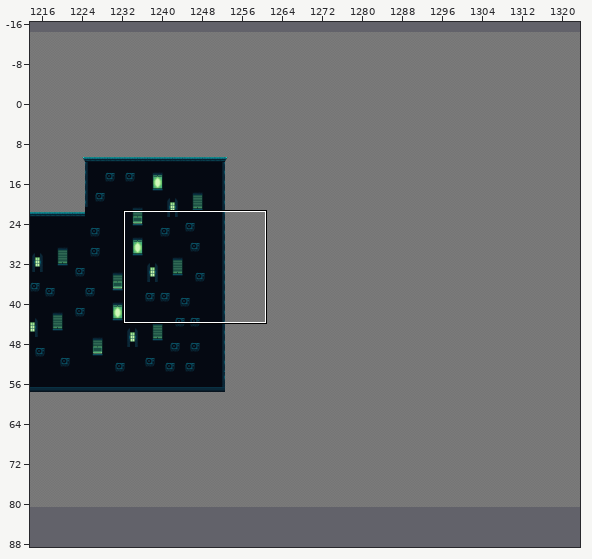
One commit to this Tiled map: NYMUS/Assets/TileMaps/Fase Musica/Mapa musica.tmx. The picture above shows the old version from afar; the outline marks the close-up.
Close-up. Before the edit:
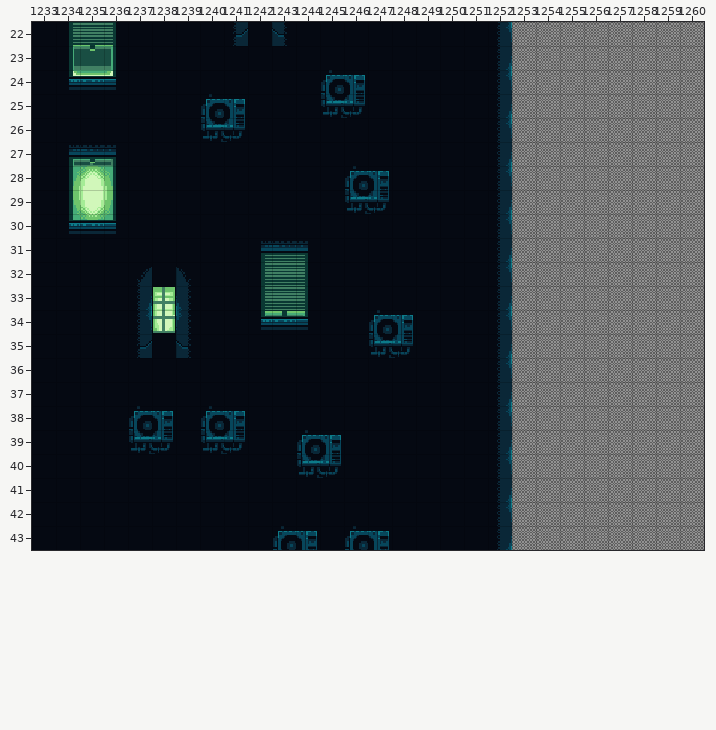
Cells are 16x16 px. Shown: x 1233..1260, y 22..43. The commit also changed other parts of the map, which this record leaves out.
Now the later version:
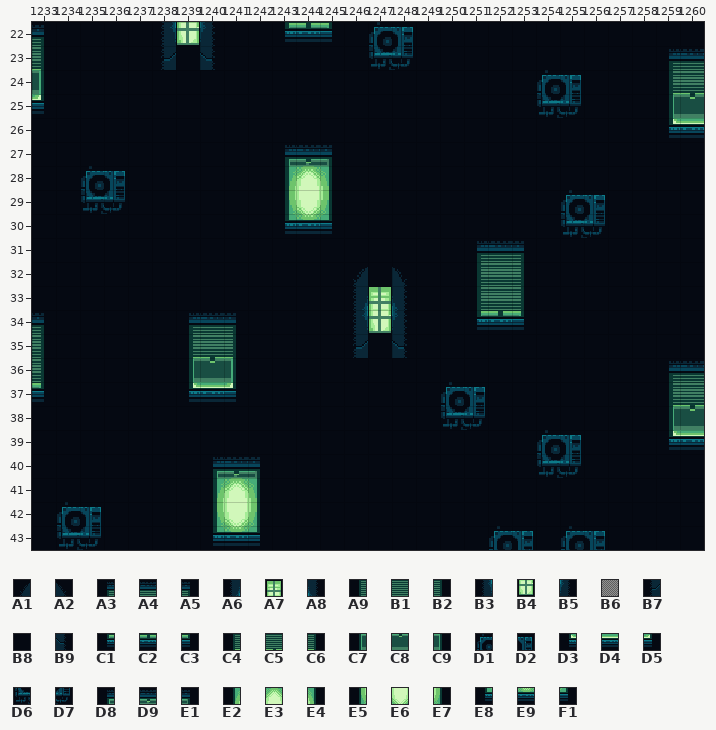
Key: from "tileset Musica": A1 27, A2 29, A3 38, A4 39, A5 40, A6 51, A7 52, A8 53, A9 62, B1 63, B2 64, B3 75, B4 76, B5 77, B6 93, B7 99, B8 100, B9 101, C1 110, C2 111, C3 112, C4 182, C5 183, C6 184, C7 206, C8 207, C9 208, D1 227, D2 228, D3 230, D4 231, D5 232, D6 251, D7 252, D8 278, D9 279, E1 280, E2 302, E3 303, E4 304, E5 326, E6 327, E7 328, E8 350, E9 351, F1 352.
__ is an empty cell, ## one hidden under a higher layer, .. an unchanged one.
Changes in this commit:
--- layer "mapa"
@@ x 1253..1260 @@
-22 B6 B6 B6 B6 B6 B6 B6 B6
-23 B6 B6 B6 B6 B6 B6 B6 B6
-24 B6 B6 B6 B6 B6 B6 B6 B6
-25 B6 B6 B6 B6 B6 B6 B6 B6
-26 B6 B6 B6 B6 B6 B6 B6 B6
-27 B6 B6 B6 B6 B6 B6 B6 B6
-28 B6 B6 B6 B6 B6 B6 B6 B6
-29 B6 B6 B6 B6 B6 B6 B6 B6
-30 B6 B6 B6 B6 B6 B6 B6 B6
-31 B6 B6 B6 B6 B6 B6 B6 B6
-32 B6 B6 B6 B6 B6 B6 B6 B6
-33 B6 B6 B6 B6 B6 B6 B6 B6
-34 B6 B6 B6 B6 B6 B6 B6 B6
-35 B6 B6 B6 B6 B6 B6 B6 B6
-36 B6 B6 B6 B6 B6 B6 B6 B6
-37 B6 B6 B6 B6 B6 B6 B6 B6
-38 B6 B6 B6 B6 B6 B6 B6 B6
-39 B6 B6 B6 B6 B6 B6 B6 B6
-40 B6 B6 B6 B6 B6 B6 B6 B6
-41 B6 B6 B6 B6 B6 B6 B6 B6
-42 B6 B6 B6 B6 B6 B6 B6 B6
-43 B6 B6 B6 B6 B6 B6 B6 B6
+22 ## ## ## ## ## ## ## ##
+23 ## ## ## ## ## ## ## ##
+24 ## ## ## ## ## ## ## ##
+25 ## ## ## ## ## ## ## ##
+26 ## ## ## ## ## ## ## ##
+27 ## ## ## ## ## ## ## ##
+28 ## ## ## ## ## ## ## ##
+29 ## ## ## ## ## ## ## ##
+30 ## ## ## ## ## ## ## ##
+31 ## ## ## ## ## ## ## ##
+32 ## ## ## ## ## ## ## ##
+33 ## ## ## ## ## ## ## ##
+34 ## ## ## ## ## ## ## ##
+35 ## ## ## ## ## ## ## ##
+36 ## ## ## ## ## ## ## ##
+37 ## ## ## ## ## ## ## ##
+38 ## ## ## ## ## ## ## ##
+39 ## ## ## ## ## ## ## ##
+40 ## ## ## ## ## ## ## ##
+41 ## ## ## ## ## ## ## ##
+42 ## ## ## ## ## ## ## ##
+43 ## ## ## ## ## ## ## ##
--- layer "Chao"
@@ x 1233..1260 @@
-22 B8 C4 C5 C6 .. B8 B8 B8 B7 .. B9 B8 B8 .. B8 B8 .. .. .. B3 __ __ __ __ __ __ __ __
-23 B8 C7 C8 C9 .. B8 .. B8 .. .. .. .. .. .. B8 B8 .. .. .. A6 __ __ __ __ __ __ __ __
-24 B8 D3 D4 D5 .. .. .. .. .. .. .. .. D1 D2 .. .. .. .. .. B3 __ __ __ __ __ __ __ __
-25 B8 .. .. .. .. .. .. D1 D2 .. .. .. D6 D7 .. .. .. .. .. A6 __ __ __ __ __ __ __ __
-26 .. .. .. .. .. .. .. D6 D7 .. .. .. .. .. .. .. .. .. .. B3 __ __ __ __ __ __ __ __
-27 .. D8 D9 E1 .. .. .. .. .. .. B8 B8 B8 .. .. .. .. .. .. A6 __ __ __ __ __ __ __ __
-28 .. E2 E3 E4 .. .. .. .. .. .. B8 B8 B8 D1 D2 .. .. .. .. B3 __ __ __ __ __ __ __ __
-29 .. E5 E6 E7 .. .. .. .. .. .. B8 B8 B8 D6 D7 .. .. .. .. A6 __ __ __ __ __ __ __ __
-30 .. E8 E9 F1 .. .. .. .. .. .. B8 B8 B8 .. .. .. .. .. .. B3 __ __ __ __ __ __ __ __
-31 .. .. .. .. .. .. .. .. .. A3 A4 A5 .. .. .. .. .. .. B8 A6 __ __ __ __ __ __ __ __
-32 .. .. .. .. A1 .. A2 .. .. A9 B1 B2 .. B8 .. B8 .. .. B8 B3 __ __ __ __ __ __ __ __
-33 .. .. .. .. A6 A7 A8 .. .. A9 B1 B2 .. B8 B8 B8 .. .. B8 A6 __ __ __ __ __ __ __ __
-34 B8 .. .. .. B3 B4 B5 B8 B8 C1 C2 C3 .. B8 D1 D2 .. .. B8 B3 __ __ __ __ __ __ __ __
-35 B8 .. .. .. B7 .. B9 B8 B8 .. .. .. .. B8 D6 D7 .. .. .. A6 __ __ __ __ __ __ __ __
-36 B8 .. .. .. .. .. B8 B8 B8 .. .. .. .. .. .. .. .. .. .. B3 __ __ __ __ __ __ __ __
-37 B8 .. .. .. .. .. B8 B8 B8 .. .. .. .. .. .. .. .. B8 B8 A6 __ __ __ __ __ __ __ __
-38 .. .. .. .. D1 D2 .. D1 D2 .. .. .. .. .. .. .. .. B8 B8 B3 __ __ __ __ __ __ __ __
-39 .. .. .. .. D6 D7 .. D6 D7 .. .. D1 D2 .. .. .. .. .. .. A6 __ __ __ __ __ __ __ __
-40 .. .. .. .. .. .. .. B8 B8 B8 .. D6 D7 .. .. .. .. .. .. B3 __ __ __ __ __ __ __ __
-41 .. .. .. .. .. .. .. B8 B8 B8 .. .. .. .. .. .. .. .. .. A6 __ __ __ __ __ __ __ __
-42 .. B8 B8 .. .. .. .. B8 B8 B8 .. .. .. .. .. .. .. .. .. B3 __ __ __ __ __ __ __ __
-43 .. B8 B8 .. .. .. .. B8 B8 B8 D1 D2 .. D1 D2 .. .. .. .. A6 __ __ __ __ __ __ __ __
+22 A5 B8 B8 B8 .. B3 B4 B5 B8 .. C1 C2 C3 .. D1 D2 .. .. .. B8 B8 B8 B8 B8 B8 B8 B8 B8
+23 C6 B8 B8 B8 .. B7 .. B9 .. .. .. .. .. .. D6 D7 .. .. .. B8 B8 B8 B8 B8 B8 B8 A3 A4
+24 C9 B8 B8 B8 .. .. .. .. .. .. .. .. B8 B8 .. .. .. .. .. B8 B8 D1 D2 B8 B8 B8 C4 C5
+25 D5 .. .. .. .. .. .. B8 B8 .. .. .. B8 B8 .. .. .. .. .. B8 B8 D6 D7 B8 B8 B8 C7 C8
+26 .. .. .. .. .. .. .. B8 B8 .. .. .. .. .. .. .. .. .. .. B8 B8 B8 B8 B8 B8 B8 D3 D4
+27 .. B8 B8 B8 .. .. .. .. .. .. D8 D9 E1 .. .. .. .. .. .. B8 B8 B8 B8 B8 B8 B8 B8 B8
+28 .. B8 D1 D2 .. .. .. .. .. .. E2 E3 E4 B8 B8 .. .. .. .. B8 B8 B8 B8 B8 B8 B8 B8 B8
+29 .. B8 D6 D7 .. .. .. .. .. .. E5 E6 E7 B8 B8 .. .. .. .. B8 B8 B8 D1 D2 B8 B8 B8 B8
+30 .. B8 B8 B8 .. .. .. .. .. .. E8 E9 F1 .. .. .. .. .. .. B8 B8 B8 D6 D7 B8 B8 B8 B8
+31 .. .. .. .. .. .. .. .. .. B8 B8 B8 .. .. .. .. .. .. A3 A4 A5 B8 B8 B8 B8 B8 B8 B8
+32 .. .. .. .. B8 .. B8 .. .. B8 B8 B8 .. A1 .. A2 .. .. A9 B1 B2 B8 B8 B8 B8 B8 B8 B8
+33 .. .. .. .. B8 B8 B8 .. .. B8 B8 B8 .. A6 A7 A8 .. .. A9 B1 B2 B8 B8 B8 B8 B8 B8 B8
+34 A5 .. .. .. B8 B8 A3 A4 A5 B8 B8 B8 .. B3 B4 B5 .. .. C1 C2 C3 B8 B8 B8 B8 B8 B8 B8
+35 B2 .. .. .. B8 .. C4 C5 C6 .. .. .. .. B7 B8 B9 .. .. .. B8 B8 B8 B8 B8 B8 B8 B8 B8
+36 B2 .. .. .. .. .. C7 C8 C9 .. .. .. .. .. .. .. .. .. .. B8 B8 B8 B8 B8 B8 B8 A3 A4
+37 C3 .. .. .. .. .. D3 D4 D5 .. .. .. .. .. .. .. .. D1 D2 B8 B8 B8 B8 B8 B8 B8 C4 C5
+38 .. .. .. .. B8 B8 .. B8 B8 .. .. .. .. .. .. .. .. D6 D7 B8 B8 B8 B8 B8 B8 B8 C7 C8
+39 .. .. .. .. B8 B8 .. B8 B8 .. .. B8 B8 .. .. .. .. .. .. B8 B8 D1 D2 B8 B8 B8 D3 D4
+40 .. .. .. .. .. .. .. D8 D9 E1 .. B8 B8 .. .. .. .. .. .. B8 B8 D6 D7 B8 B8 B8 B8 B8
+41 .. .. .. .. .. .. .. E2 E3 E4 .. .. .. .. .. .. .. .. .. B8 B8 B8 B8 B8 B8 B8 B8 B8
+42 .. D1 D2 .. .. .. .. E5 E6 E7 .. .. .. .. .. .. .. .. .. B8 B8 B8 B8 B8 B8 B8 B8 B8
+43 .. D6 D7 .. .. .. .. E8 E9 F1 B8 B8 .. B8 B8 .. .. .. .. D1 D2 B8 D1 D2 B8 B8 B8 B8
